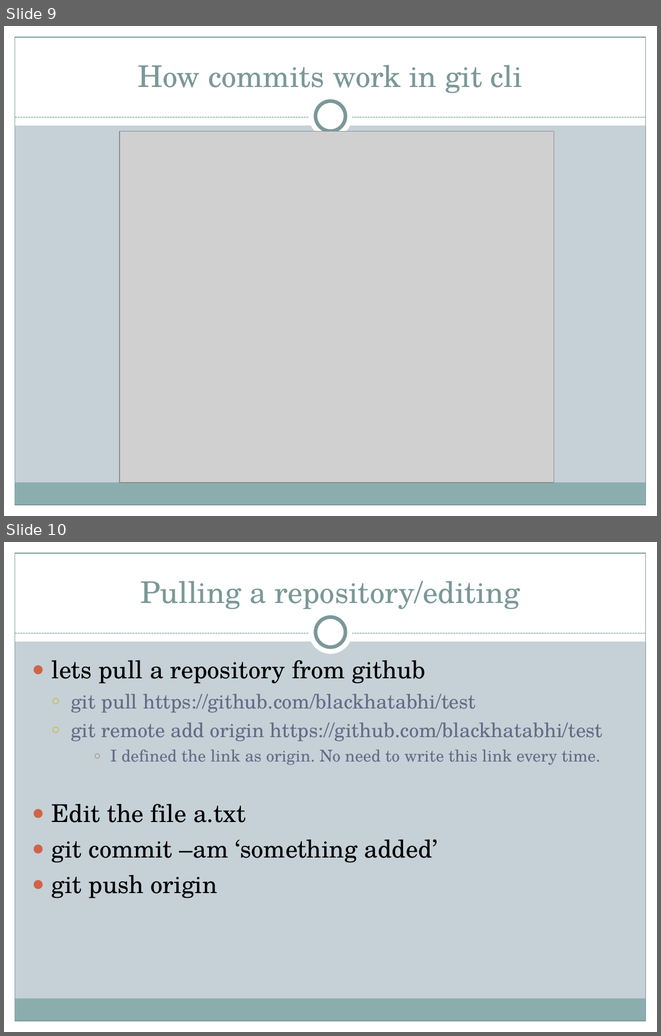
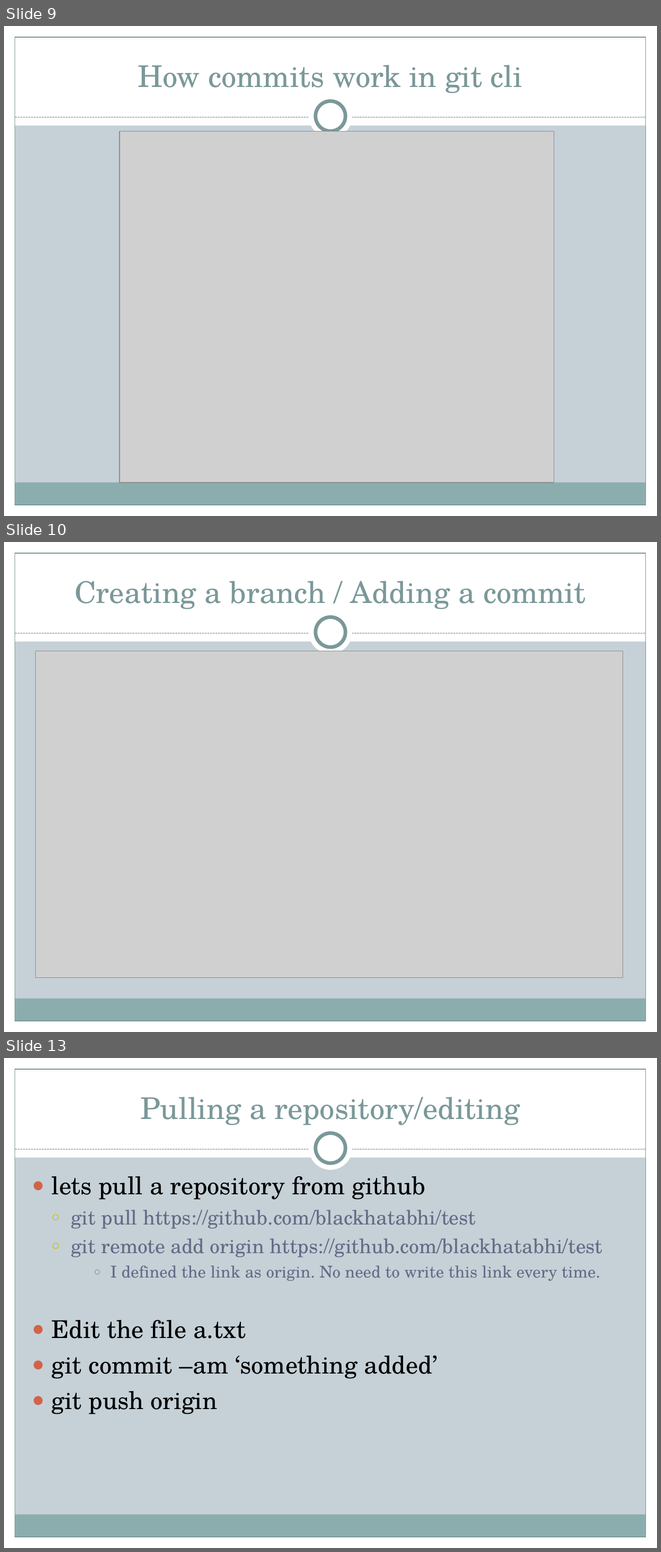
Before and after one commit to blackhatabhi/github-ppt, a slide deck: Git-Github Abhinav Kumar (A40318046) seminar PPT.ppt. Shown one above the other, each under a label of ours: slides 9 and 10 before the commit, slides 9, 10 and 13 after it; the slides between them are not shown. The pictures are 661x1036 and 661x1552 pixels, drawn with LibreOffice and Linux fonts; fonts in the diff are those of the drawing; grey boxes stand for pictures. Boxes give left, top, right and bottom in pixels: in the first picture for what was removed or moved away, otherwise in the second. Text is boxed around its words. In the diff, an @@ line names an element or a change of style, - is before the commit and + after.

Commit message:
final commit

```diff
--- a/Git-Github Abhinav Kumar (A40318046) seminar PPT.ppt
+++ b/Git-Github Abhinav Kumar (A40318046) seminar PPT.ppt
@@ slide 10 added at box(4, 542, 657, 1032), background #C5D1D7; not listed: 9 template elements that a slide beside it also shows @@
@@ title added at box(74, 581, 585, 609), 33 pt, text #7B9899 @@
+Creating a branch / Adding a commit
@@ picture added at box(35, 651, 623, 978) @@
@@ what was slide 10 is now slide 13 @@
```
Also in this commit, not shown: 3 other slides added.
